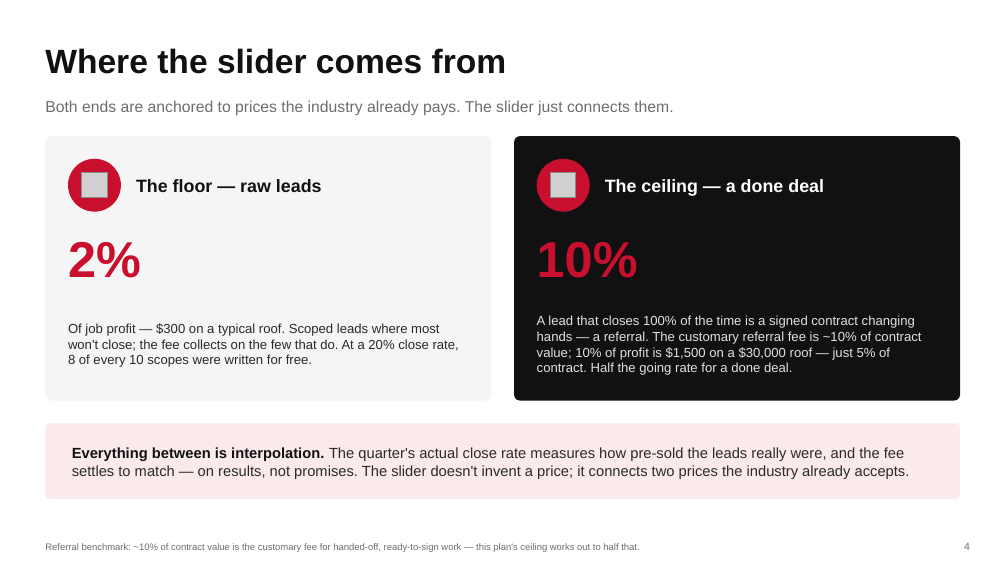
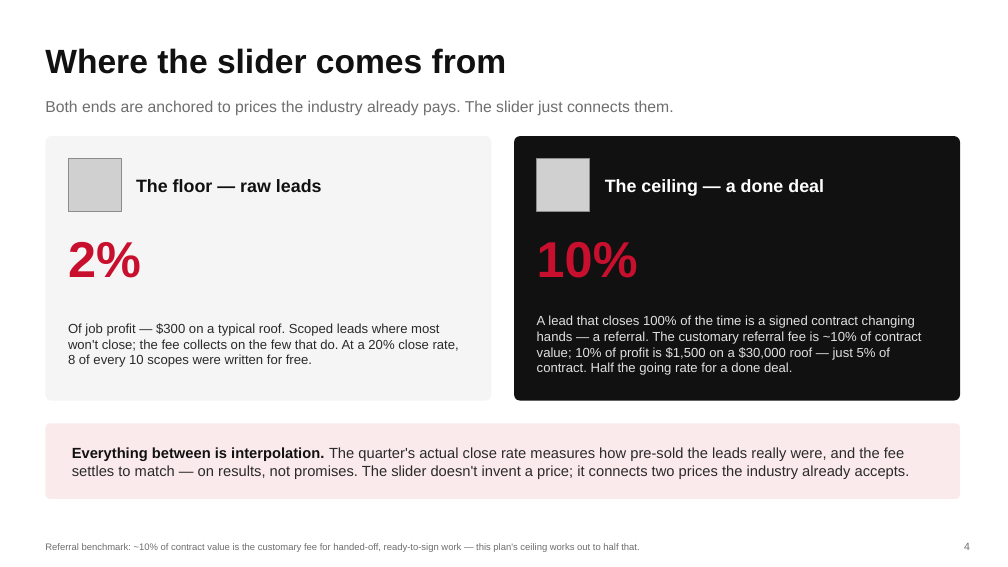
Before and after one commit to DommyD26/roofing-site-template, a slide deck: slide 4 of pitch/Commission-Plan.pptx. Drawn at 1008x567 pixels with LibreOffice and Linux fonts; fonts in the diff are those of the drawing; grey boxes stand for pictures. Boxes give left, top, right and bottom in pixels: in the first picture for what was removed or moved away, otherwise in the second. Text is boxed around its words. In the diff, an @@ line names an element or a change of style, - is before the commit and + after.

```diff
--- a/pitch/Commission-Plan.pptx
+++ b/pitch/Commission-Plan.pptx
@@ ellipse removed at [68, 159, 121, 212] @@
@@ picture added at [68, 159, 121, 212] @@
@@ picture removed at [82, 172, 107, 198] @@
@@ picture: place and size @@
-picture at [551, 172, 576, 198]
+picture at [537, 159, 590, 212]
@@ ellipse removed at [537, 159, 590, 212] @@
```
Also in this commit, not shown: 6 other slides changed, 3 other files.
